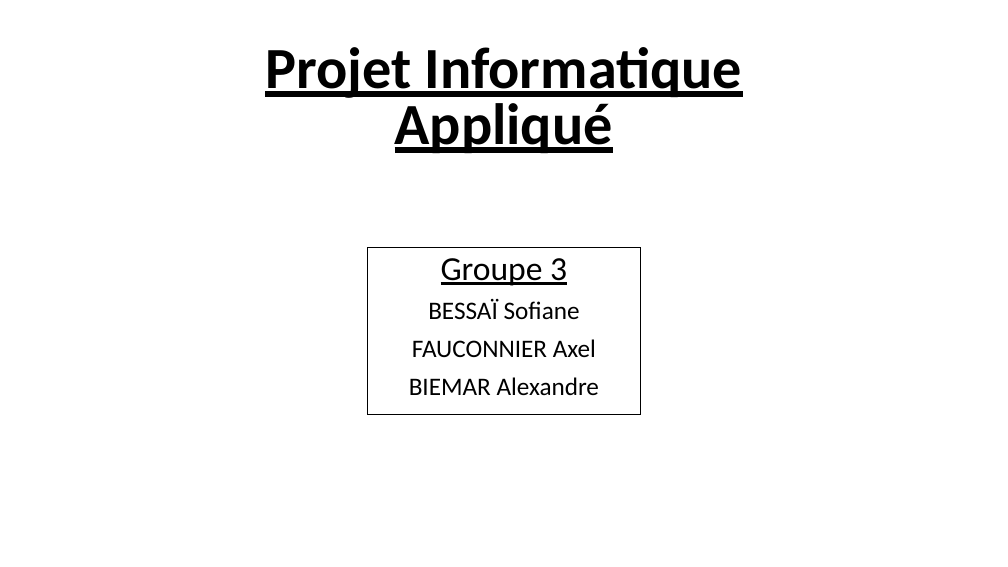
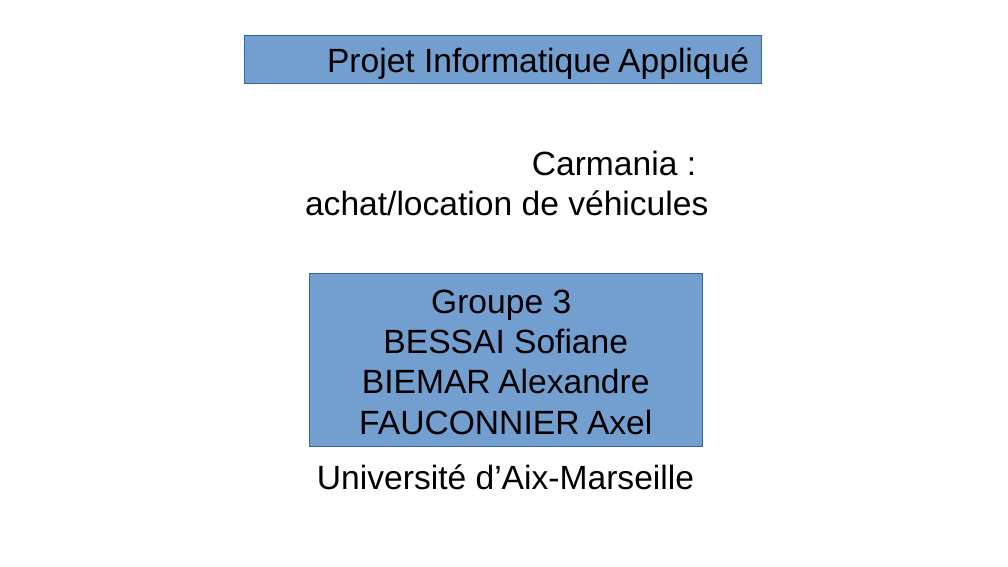
Before and after one commit to Ganti7/Carmania, a slide deck: slide 1 of documentation/diapo_PIA.odp. Drawn at 1008x567 pixels with LibreOffice and Linux fonts; fonts in the diff are those of the drawing; background and template pictures are left out. Boxes give left, top, right and bottom in pixels: in the first picture for what was removed or moved away, otherwise in the second. Text is boxed around its words. In the diff, an @@ line names an element or a change of style, - is before the commit and + after.

```diff
--- a/documentation/diapo_PIA.odp
+++ b/documentation/diapo_PIA.odp
@@ rectangle "Projet Informatique Appliqué": place and size @@
-rectangle "Projet Informatique Appliqué" at [144, 94, 864, 160]
+rectangle "Projet Informatique Appliqué" at [244, 36, 762, 83]
@@ rectangle "Projet Informatique Appliqué" at [244, 36, 762, 83]: size 55.5 to 32 pt, font Calibri to Arial, bold off, underline off; alignment centre to left; line spacing 0.8 to 1; vertical alignment bottom to middle; title to rectangle; fill #FFFFFF to #729FCF; outline #FFFFFF 0.99 pt to #3465A4 0 pt @@
@@ text added at [305, 150, 708, 216], 32 pt, text #000000 @@
+Carmania :
+achat/location de véhicules
@@ rectangle "Groupe 3": place and size @@
-rectangle "Groupe 3" at [368, 248, 641, 415]
+rectangle "Groupe 3" at [309, 274, 702, 446]
@@ rectangle "Groupe 3" at [309, 274, 702, 446]: vertical alignment top to middle; subtitle to rectangle; fill #FFFFFF to #729FCF; outline #000000 0.99 pt to #3465A4 0 pt @@
@@ text in rectangle at [359, 289, 652, 435]: font Calibri to Arial in "Groupe 3", "FAUCONNIER Axel"; underline off in "Groupe 3"; size 24 to 32 pt in "FAUCONNIER Axel"; line spacing 0.9 to 1; less space between paragraphs @@
@@ text in rectangle at [362, 328, 649, 394]: text changed; size 24 to 32 pt; font Calibri to Arial @@
-BESSAÏ Sofiane
+BESSAI Sofiane
+BIEMAR Alexandre
@@ text in rectangle at [409, 377, 599, 395]: paragraph removed @@
-BIEMAR Alexandre
@@ text added at [317, 464, 694, 490], 32 pt, text #000000 @@
+Université d’Aix-Marseille
```
Also in this commit, not shown: 13 other slides changed, 4 slides added, 1 slide removed, 1 other file.
